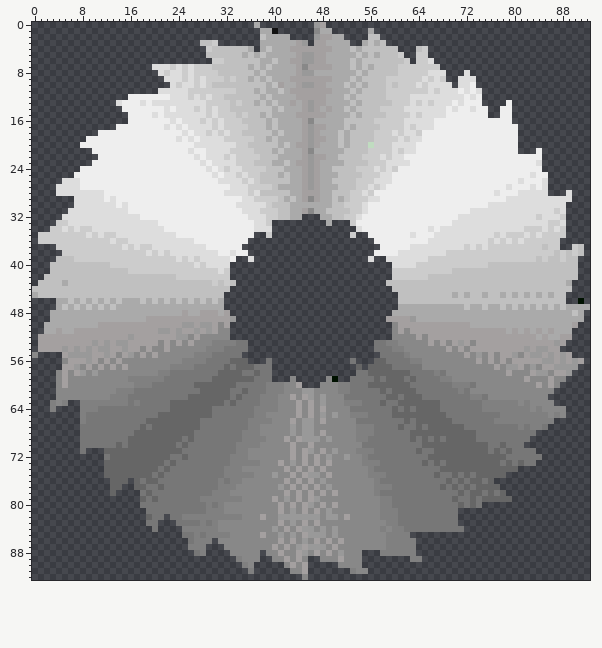
Edited in one commit: sprite sheet (Sunsinger.gmx/sprites/images/spr_blade_0.png). Above is the file before it was changed.
The file is 93x93 pixels. Colours within 5 levels of each other are drawn and written as one.
The result:
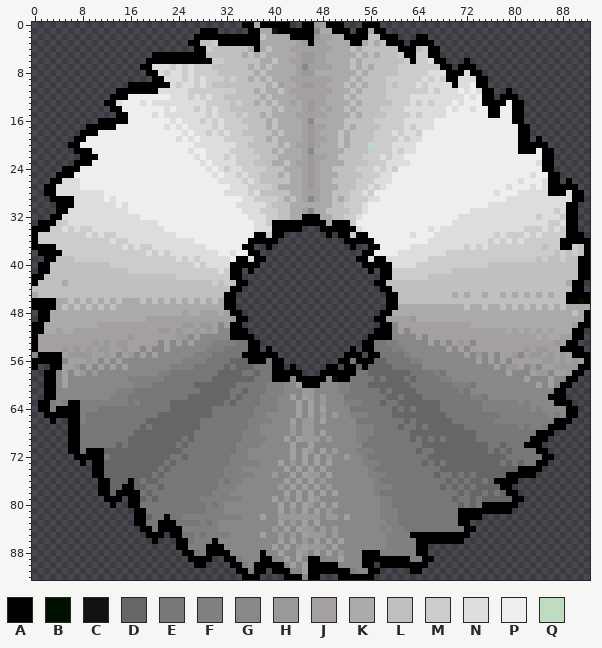
Palette (. is transparent): A #000000  B #001100  C #111111  D #666666  E #777777  F #808080  G #888888  H #999999  J #a4a0a0  K #aaaaaa  L #c0c0c0  M #cccccc  N #dddddd  P #eeeeee  Q #c0dcc0
Change:
Changed rows in their new state; - is an unchanged pixel.
first column x 0:
 0 -----------------------------------AA-AAAAA--AA--AAA---AAA-----------------------------------
 1 ----------------------------AAA-----AA---AAAAAA---AAA-AA-AA----------------------------------
 2 ---------------------------AAAAAAAAAAA-----AAAA-----AAAA--AAA---AA---------------------------
 3 --------------------------AA---AAAAAAA--------A------AA----AAA-AAAA--------------------------
 4 ---------------------------AA--------A-----------------------AAA--AA-------------------------
 5 --------------------AAAAAAAAA---------------------------------AA--AA-------------------------
 6 -------------------AAAAAAAAAAA---------------------------------A---AA---A--------------------
 7 ------------------AA------------------------------------------------AA-AAA-------------------
 8 -------------------AA------------------------------------------------AAA-AA------------------
 9 --------------------AA-----------------------------------------------AA---AA-----------------
10 ----------------AAAAAAA-----------------------------------------------A---AA-----------------
11 --------------AAAAAAA------------------------------------------------------AA--A-------------
12 -------------AAA-----------------------------------------------------------AA-AAA------------
13 ------------AA-------------------------------------------------------------AAAA-AA-----------
14 -------------AA-------------------------------------------------------------AA--AA-----------
15 --------------AA------------------------------------------------------------AA--AA-----------
16 -----------AAAAA----------------------------------------------------------------AA-----------
17 ---------AAAAA-------------------------------------------------------------------AA----------
18 --------AAA----------------------------------------------------------------------AA----------
19 -------AA------------------------------------------------------------------------AA-A--------
20 ------AA-------------------------------------------------------------------------AAAAA-------
21 -------AAA-----------------------------------------------------------------------AAA-AA------
22 --------AAA--------------------------------------------------------------------------AA------
23 -------AAA---------------------------------------------------------------------------AA------
24 -----AAA-----------------------------------------------------------------------------AA------
25 ----AAA-------------------------------------------------------------------------------AA-----
26 ---AA---------------------------------------------------------------------------------AA-A---
27 --AA----------------------------------------------------------------------------------AAAAA--
28 --AA----------------------------------------------------------------------------------AAA-AA-
29 ---AAAA-----------------------------------------------------------------------------------AA-
30 ----AAA----------------------------------------------------------------------------------AA--
31 ----AA-----------------------------------------------------------------------------------AA--
32 ---AA----------------------------------------AAA-----------------------------------------AA--
33 -AAA------------------------------------AAAAAAAAA-AAA------------------------------------AA--
34 AAA-------------------------------------AAAAA---AAAAAA-----------------------------------AA--
35 A------------------------------------AA-AA-------A-AA-AA---------------------------------AAA-
36 A-----------------------------------AAAAA-----------AAAAA-------------------------------AAAAA
37 AAAA-------------------------------AA--A-------------A--AA------------------------------AA--A
38 -AAAA-------------------------------AA-----------------AA-----------------------------------A
39 --AA------------------------------AA-AA---------------AA-AA--------------------------------AA
40 -AA------------------------------AAAAA-----------------AAAAA-------------------------------AA
41 -AA------------------------------AA-A-------------------A-AA-------------------------------AA
42 AA-------------------------------AA-----------------------AA-------------------------------AA
43 A---------------------------------AA---------------------AA-------------------------------AA-
44 ---------------------------------AA-----------------------AA------------------------------AA-
45 --------------------------------AA-------------------------AA----------------------------AAAA
46 AAAA----------------------------AA-------------------------AA----------------------------AA-A
47 AAAA----------------------------AA-------------------------AA--------------------------------
48 -AA------------------------------AA-----------------------AA--------------------------------A
49 -AA-------------------------------AA---------------------AA---------------------------------A
50 AA-------------------------------AA-----------------------AA-------------------------------AA
51 AA-------------------------------AAA---------------------AAA------------------------------AA-
52 A--------------------------------AAAA-------------------AAAA------------------------------AA-
53 A-----------------------------------AA-----------------AA--------------------------------AA--
54 A-----------------------------------AA-A-------------A-AA-------------------------------AAAA-
55 -AAAA------------------------------AAAAAA-----------AAA-AA--------------------------------AAA
56 AAAAA-------------------------------AAA-AA---------AA-AAA-----------------------------------A
57 A--AA-----------------------------------AA-A-----AA-AA-A-----------------------------------AA
58 --AA------------------------------------AAAAA---AAAAAA------------------------------------AA-
59 --AA------------------------------------AAA-AAAAA--AA------------------------------------AA--
60 --AA-----------------------------------------AAA----------------------------------------AA---
61 --AA-----------------------------------------------------------------------------------AA----
62 --AA----------------------------------------------------------------------------------AAA----
63 -AA---AA-------------------------------------------------------------------------------AAA---
64 -AA-AAAA---------------------------------------------------------------------------------AA--
65 --AAAAAA---------------------------------------------------------------------------------AA--
66 ---A--AA-------------------------------------------------------------------------------AAA---
67 ------AA------------------------------------------------------------------------------AAA----
68 ------AA----------------------------------------------------------------------------AAA------
69 ------AA---------------------------------------------------------------------------AAA-------
70 ------AA--------------------------------------------------------------------------AAA--------
71 ------AA-AAA------------------------------------------------------------------------AA-------
72 -------AAAAA-------------------------------------------------------------------------AA------
73 --------A-AA------------------------------------------------------------------------AA-------
74 ----------AA---------------------------------------------------------------------AAAA--------
75 ----------AA-------------------------------------------------------------------AAAAA---------
76 -----------AA---A------------------------------------------------------------AAAA------------
77 -----------AA--AA-------------------------------------------------------------AA-------------
78 -----------AA-AAAA-------------------------------------------------------------AA------------
79 ------------AAA-AA--------------------------------------------------------------AA-----------
80 -------------A--AA---------------------------------------------------------AAAAAA------------
81 -----------------AA----------------------------------------------------AAAAAAAAA-------------
82 -----------------AA---A------------------------------------------------AAAA------------------
83 -----------------AA--AAA-----------------------------------------------AA--------------------
84 ------------------AA-AAAA-----------------------------------------------AA-------------------
85 -------------------AAA-AA--------------------------------------AAAAAAAAAA--------------------
86 --------------------A---AA----A---------------------------------AAAAAAAA---------------------
87 ------------------------AA---AAA--------------------------------AA---------------------------
88 -------------------------AA--AAAA-----A----------------AAA------AA---------------------------
89 --------------------------AAAA--AA----AA------AA-------AAAAAAAA--AA--------------------------
90 ---------------------------AA----AA--AAAAA----AAAAA----AA-AAAAAAAA---------------------------
91 ----------------------------------AA-AA-AAA---AAAAAAA---AA-----AA----------------------------
92 -----------------------------------AAA----AAA-AA---AAAAAA------------------------------------
Pixel boxes of the changes (left, top, right, bottom) in both pictures:
added: (32, 22, 590, 580)
